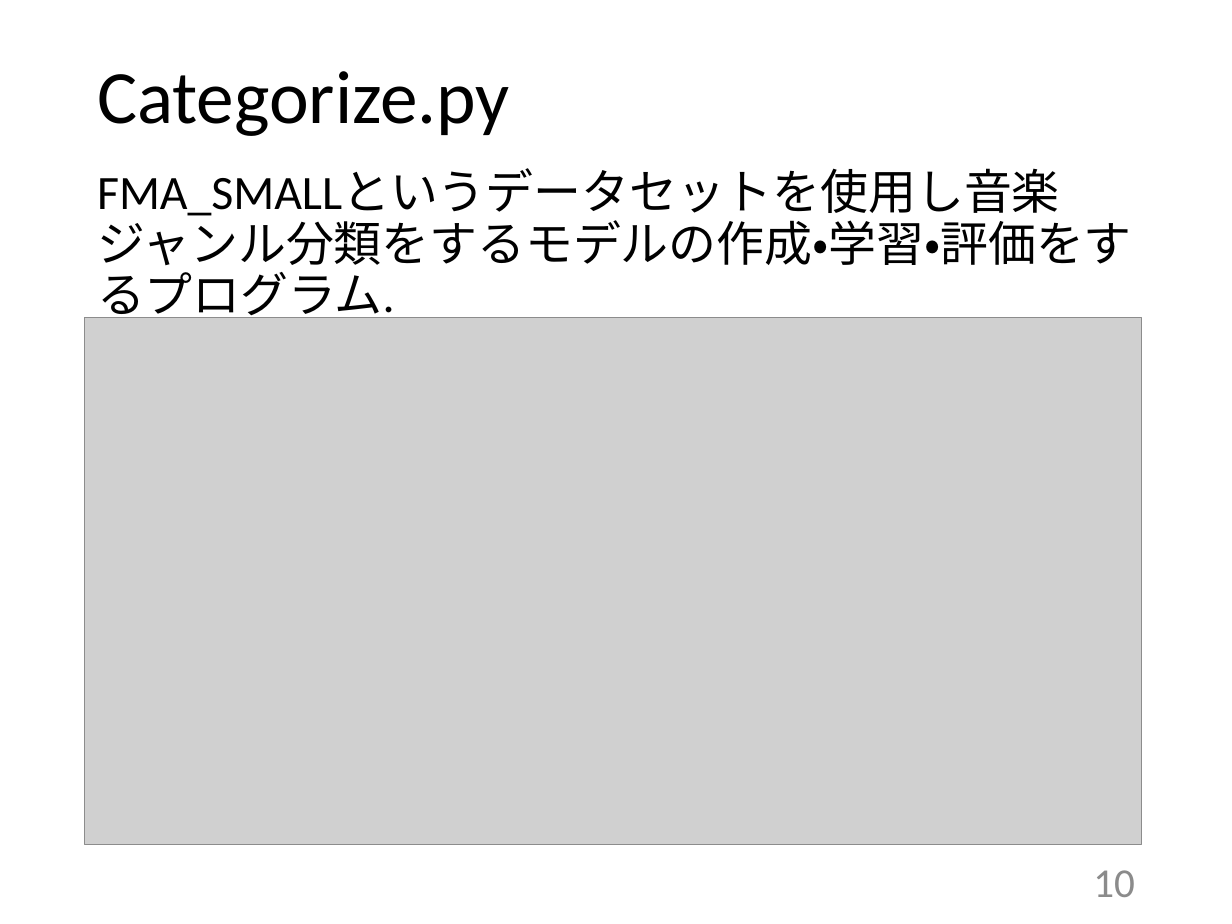
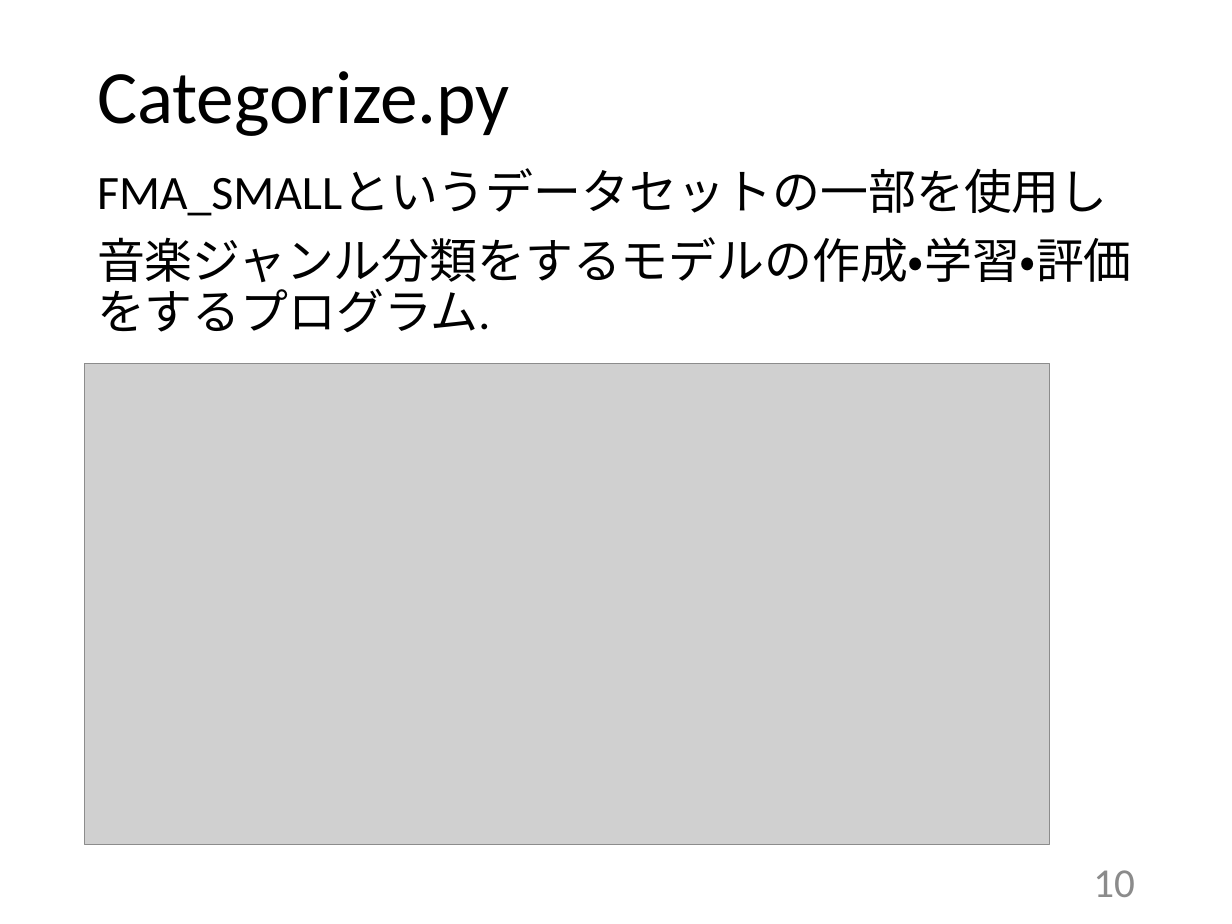
Before and after one commit to kait-takanolab/1821144-yoshii-thesis, a slide deck: slide 10 of 発表用スライド/1821144_yoshii_thesis_ver.pptx. Drawn at 1232x924 pixels with LibreOffice and Linux fonts; fonts in the diff are those of the drawing; grey boxes stand for pictures. Boxes give left, top, right and bottom in pixels: in the first picture for what was removed or moved away, otherwise in the second. Text is boxed around its words. In the diff, an @@ line names an element or a change of style, - is before the commit and + after.

Commit message:
11/15
raspberrypiで動作するようにCategorize.py heatmap.pyを修正。論文のひな形の作成

```diff
--- a/発表用スライド/1821144_yoshii_thesis_ver.pptx
+++ b/発表用スライド/1821144_yoshii_thesis_ver.pptx
@@ text at box(97, 169, 1132, 333): text changed @@
-FMA_SMALLというデータセットを使用し音楽ジャンル分類をするモデルの作成・学習・評価をするプログラム.
+FMA_SMALLというデータセットの一部を使用し
+音楽ジャンル分類をするモデルの作成・学習・評価をするプログラム.
@@ picture: place and size @@
-picture at box(85, 318, 1142, 844)
+picture at box(85, 363, 1050, 844)
```
Also in this commit, not shown: 4 other slides changed, 5 other files.
